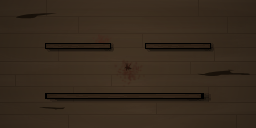
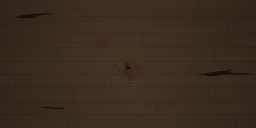
Layered file, before and after one edit (256px x 128px). Changes by layer:
hid group "Group 2" (3 layers) over [left=45, top=43, right=214, bottom=102]
